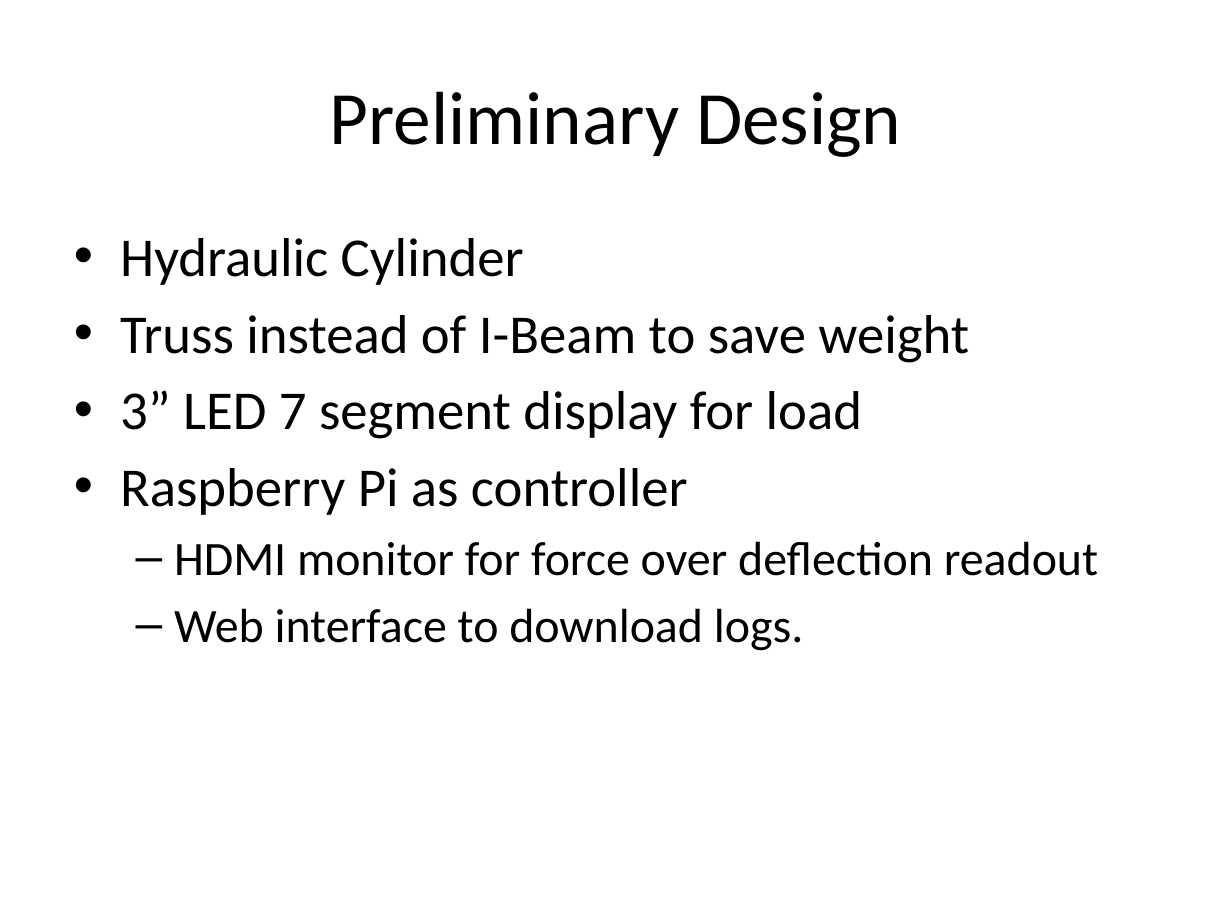
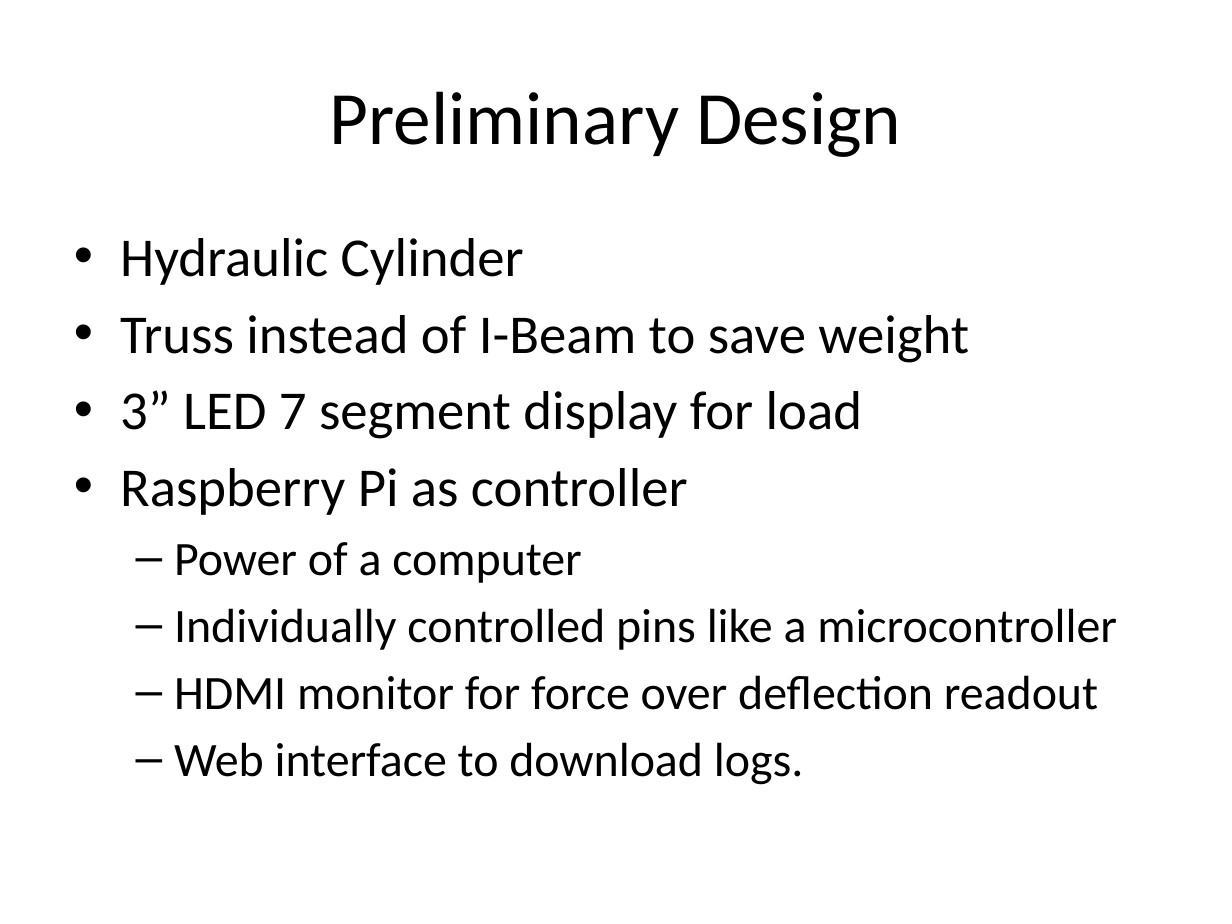
Before and after one commit to TheBengineer/Bridge-Tester, a slide deck: slide 7 of Presentations/December 9, 2013/final presentation.pptx. Drawn at 1232x924 pixels with LibreOffice and Linux fonts; fonts in the diff are those of the drawing. Boxes give left, top, right and bottom in pixels: in the first picture for what was removed or moved away, otherwise in the second. Text is boxed around its words. In the diff, an @@ line names an element or a change of style, - is before the commit and + after.

```diff
--- a/Presentations/December 9, 2013/final presentation.pptx
+++ b/Presentations/December 9, 2013/final presentation.pptx
@@ text at bbox=[174, 542, 1117, 650]: paragraphs added @@
+  – Power of a computer
+  – Individually controlled pins like a microcontroller
```
Also in this commit, not shown: 2 other slides changed, 1 slide added, 1 slide removed.
